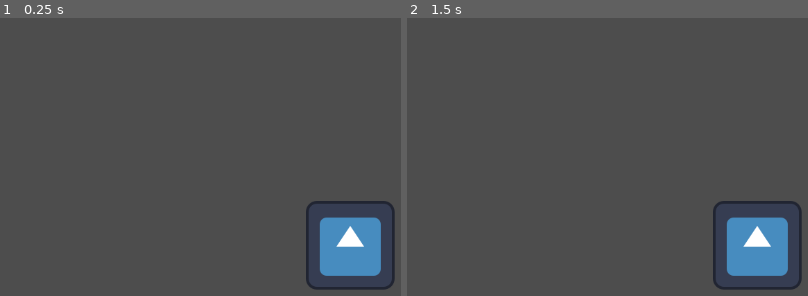
Above: before the commit, frames 1-2 (left to right).
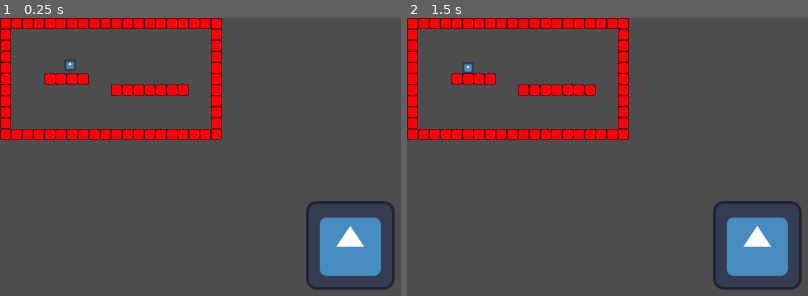
Above: after the commit, the same moments.

Repository: panorb/ludum-dare-56
Game: Godot game, scene res://game/game.tscn
Two runs of this game, one before a commit and one after it. Both use one fixed random seed, a clock stepped at 60 frames per second and the inputs below. This scene is started directly instead of the project's main scene. The engine's default icon, where the game draws it, is replaced by a stand-in: a white triangle on a blue panel in a dark square.
Inputs (mouse positions are in pixels of both pictures, inside the frame that each line leads up to):
- Up to frame 1 (0.25 s): no input
- Up to frame 2 (1.5 s): tap Enter at 0.5 s; move the mouse to (outside the picture) at 0.52 s; tap Space (ui_select) at 0.6, 0.77, 1.07, 1.25, 1.35 s; move the mouse to (647, 265) at 1.27 s

The runs differ from the first frame. In frame 1, 7.7% of the frame differs, in the area x 0-56%, y 0-44%; in frame 2, 7.7%.
Error before the commit: Parse Error: Function "load_level()" not found in base self. (res://game/game.gd:16)

Commit message:
Switching between construction & simulation

Diff:
--- a/godot/entities/test_entity.gd
+++ b/godot/entities/test_entity.gd
@@ -10,8 +10,6 @@
 	pass
 
 func step(x, y, items_future, entities_now, entities_future, level_structure):
-	# TODO Test this
-	#entities_future[y][x] = self
 	var next_x = x+direction
 	if level_structure[y][next_x] == SimulationState.LEVEL_BLOCK.AIR && level_structure[y+1][next_x] == SimulationState.LEVEL_BLOCK.WALL:
 		entities_future[y][next_x] = self
--- a/godot/game/construction/construction_state.gd
+++ b/godot/game/construction/construction_state.gd
@@ -1,5 +1,7 @@
 class_name ConstructionState
-extends RefCounted
+extends Node
+
+var simulation_state = preload("res://game/simulation/simulation_state.tscn")
 
 var _level = null
 var _level_entities = []
@@ -18,9 +20,11 @@
 
 	# TODO: Adjust as necessary
 	var tilemap = level.get_node("TileMapLayer")
+
 	_level_size = tilemap.get_used_rect().size
+	add_child(level)
 
 func create_simulation_state() -> SimulationState:
-	var sim_state = SimulationState.new()
+	var sim_state = simulation_state.instantiate()
 	sim_state.create(_level_size[0], _level_size[1], _level, _level_entities + _player_entities, _level_items)
 	return sim_state
--- a/godot/game/game.gd
+++ b/godot/game/game.gd
@@ -9,11 +9,12 @@
 var construction_state = null
 var simulation_state = null
 var tick_time = 0.0
+var running = false
 
 # Called when the node enters the scene tree for the first time.
 func _ready() -> void:
 	#pass # Replace with function body.
-	load_level()
+	start_level(1)
 
 
 # Called every frame. 'delta' is the elapsed time since the previous frame.
@@ -24,19 +25,29 @@
 		tick_time = 0.25
 	if Input.is_action_just_pressed("ui_select"):
 		#print(get_viewport().get_mouse_position())
-		start_simulation()
+		if not running:
+			start_simulation()
+		else:
+			stop_simulation()
 
 func start_level(level: int):
-	# pass
-	# TODO create & load level scene
 	if current_level != null:
 		current_level.queue_free()
 	# TODO Instantiate correct level
-	current_level = level_test.instantiate()
-	add_child(current_level)
-	# TODO create construction state
-	construction_state = ConstructionState.new()
+	if level:
+		current_level = level_test.instantiate()
+	construction_state = get_node("ConstructionState")
 	construction_state.create(current_level)
 
 func start_simulation():
+	construction_state.hide()
+	if simulation_state != null:
+		simulation_state.queue_free()
 	simulation_state = construction_state.create_simulation_state()
+	add_child(simulation_state)
+	running = true
+
+func stop_simulation():
+	construction_state.show()
+	simulation_state.queue_free()
+	running = false
--- a/godot/game/game.tscn
+++ b/godot/game/game.tscn
@@ -1,7 +1,8 @@
-[gd_scene load_steps=3 format=3 uid="uid://bqcslv3oe5tom"]
+[gd_scene load_steps=4 format=3 uid="uid://bqcslv3oe5tom"]
 
 [ext_resource type="Script" path="res://game/game.gd" id="1_4aq2a"]
 [ext_resource type="Texture2D" uid="uid://cfisiwojfbp85" path="res://icon.svg" id="2_yyijx"]
+[ext_resource type="Script" path="res://game/construction/construction_state.gd" id="3_k030l"]
 
 [node name="Game" type="Node"]
 script = ExtResource("1_4aq2a")
@@ -9,3 +10,6 @@
 [node name="Icon" type="Sprite2D" parent="."]
 position = Vector2(505, 328)
 texture = ExtResource("2_yyijx")
+
+[node name="ConstructionState" type="Node2D" parent="."]
+script = ExtResource("3_k030l")
--- a/godot/game/simulation/simulation_state.gd
+++ b/godot/game/simulation/simulation_state.gd
@@ -1,5 +1,5 @@
 class_name SimulationState
-extends RefCounted
+extends Node2D
 
 var items_now : Array # [[ Item ]]
 var entities_now : Array # [[ Entity ]]
@@ -14,21 +14,22 @@
 
 	# TODO: Adjust as necessary
 	var tilemap = level.get_node("TileMapLayer")
+	add_child(tilemap.duplicate())
 
 	for entity in entities:
-		#print(int(entity.position[0] / 16), " ", int(entity.position[1] / 16))
-		entities_now[int(entity.position[1] / 16)][int(entity.position[0] / 16)] = entity
+		var cloned_entity = entity.duplicate()
+		entities_now[int(entity.position[1] / 16)][int(entity.position[0] / 16)] = cloned_entity
+		add_child(cloned_entity)
 	for item in items:
-		pass
+		var cloned_item = item.duplicate()
+		items_now[int(items.position[1] / 16)][int(items.position[0] / 16)] = cloned_item
+		add_child(cloned_item)
 
 	for tile_row in range(level_structure.size()):
 		for tile_column in range(level_structure[tile_row].size()):
 			level_structure[tile_row][tile_column] = LEVEL_BLOCK.AIR
-			# TODO Adjust as necessary
-
 			if tilemap.get_cell_source_id(Vector2i(tile_column, tile_row)) >= 0:
 				level_structure[tile_row][tile_column] = LEVEL_BLOCK.WALL
-
 
 func _init_structure(width: int, height: int) -> Array:
 	var res = []
--- /dev/null
+++ b/godot/game/simulation/simulation_state.tscn
@@ -0,0 +1,6 @@
+[gd_scene load_steps=2 format=3 uid="uid://c3mk1kspmsps2"]
+
+[ext_resource type="Script" path="res://game/simulation/simulation_state.gd" id="1_peyy7"]
+
+[node name="SimulationState" type="Node2D"]
+script = ExtResource("1_peyy7")
--- a/godot/levels/test_level.tscn
+++ b/godot/levels/test_level.tscn
@@ -16,9 +16,9 @@
 tile_map_data = PackedByteArray("AAAAAAAAAAAAAAAAAAABAAAAAAAAAAAAAAACAAAAAAAAAAAAAAAEAAAAAAAAAAAAAAAFAAAAAAAAAAAAAAAGAA …(1024 unchanged characters)…
 tile_set = SubResource("TileSet_6fupq")
 
-[node name="Entities" type="Node" parent="."]
+[node name="Entities" type="Node2D" parent="."]
 
 [node name="TestEntity" parent="Entities" instance=ExtResource("1_cvql4")]
-position = Vector2(104, 72)
+position = Vector2(101, 68)
 
-[node name="Items" type="Node" parent="."]
+[node name="Items" type="Node2D" parent="."]
